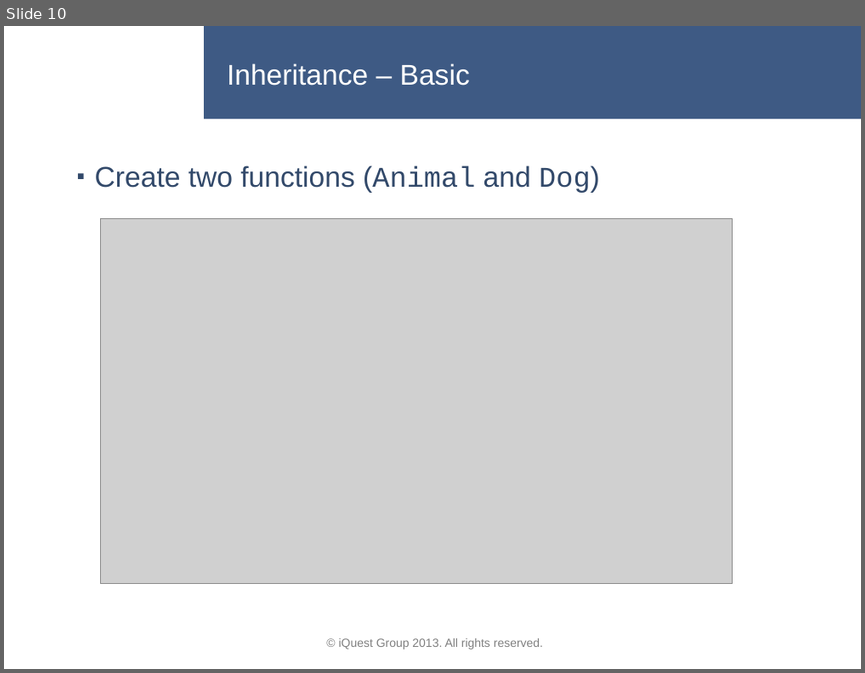
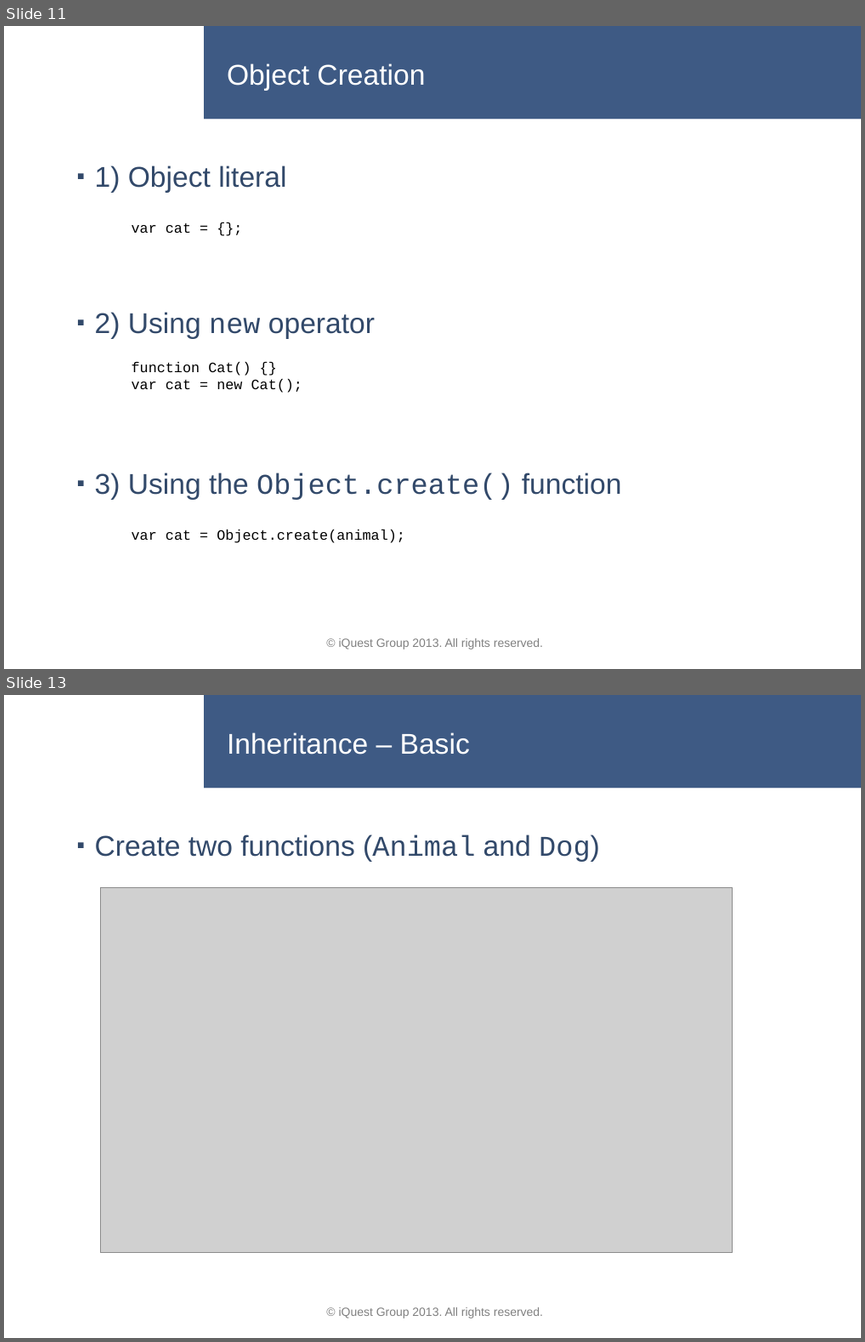
Before and after one commit to lastunicorn/BioCalcJs, a slide deck: doc/BioCalc Presentation.pptx. Shown one above the other, each under a label of ours: slide 10 before the commit, slides 11 and 13 after it; the slides between them are not shown. The pictures are 865x673 and 865x1342 pixels, drawn with LibreOffice and Linux fonts; fonts in the diff are those of the drawing; grey boxes stand for pictures; background and template pictures are left out. Boxes give left, top, right and bottom in pixels: in the first picture for what was removed or moved away, otherwise in the second. Text is boxed around its words. In the diff, an @@ line names an element or a change of style, - is before the commit and + after.

Commit message:
i reduced the presentation. i cut it after the inheritance. i also created a helper function that sets the prototype property and constructor on a function.

```diff
--- a/doc/BioCalc Presentation.pptx
+++ b/doc/BioCalc Presentation.pptx
@@ slide 11 added at box(4, 26, 861, 669), background #FFFFFF; not listed: 3 template elements that a slide beside it also shows @@
@@ title added at box(227, 63, 425, 91), 24 pt, text #FFFFFF @@
+Object Creation
@@ text added at box(95, 165, 286, 193), 24 pt, text #32496A @@
+▪ 1) Object literal
@@ text added at box(132, 223, 191, 233), 12 pt, text #000000 @@
+var cat = {};
@@ text added at box(95, 312, 375, 339), 24 pt, text #32496A @@
+▪ 2) Using new operator
@@ text added at box(132, 362, 302, 392), 12 pt, text #000000 @@
+function Cat() {}
+var cat = new Cat();
@@ text added at box(95, 472, 622, 499), 24 pt, text #32496A @@
+▪ 3) Using the Object.create() function
@@ text added at box(132, 529, 405, 543), 12 pt, text #000000 @@
+var cat = Object.create(animal);
@@ text added at box(412, 638, 442, 646), 10 pt, text #808080 @@
+© iQuest Group 2013. All rights reserved.
@@ what was slide 10 is now slide 13 @@
```
Also in this commit, not shown: 12 slides changed, 1 other slide added, 7 slides removed, 3 other files.
